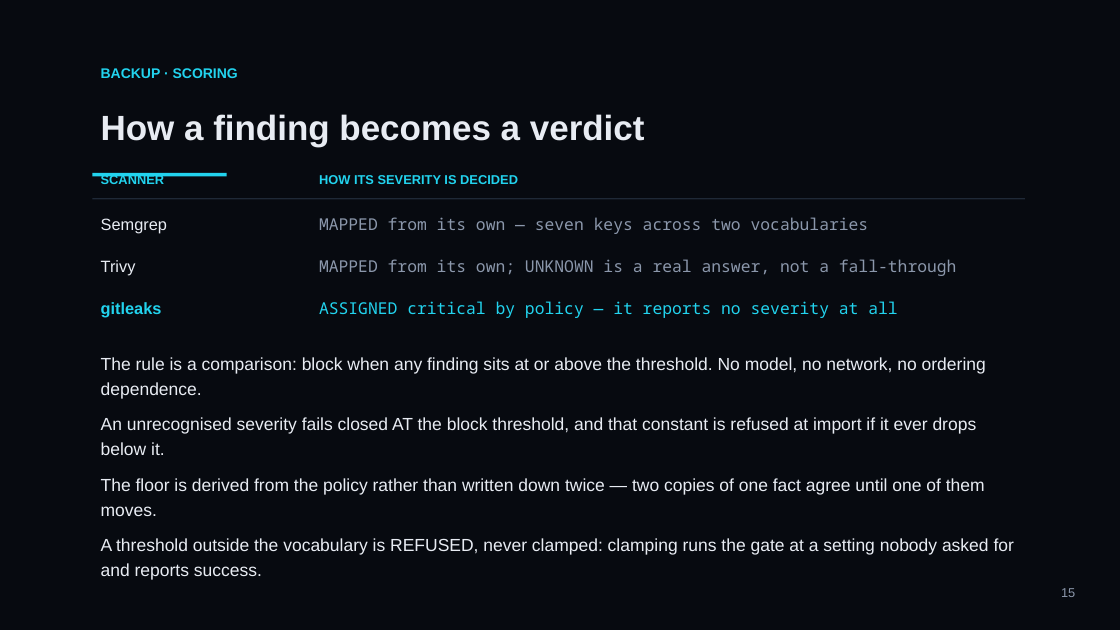
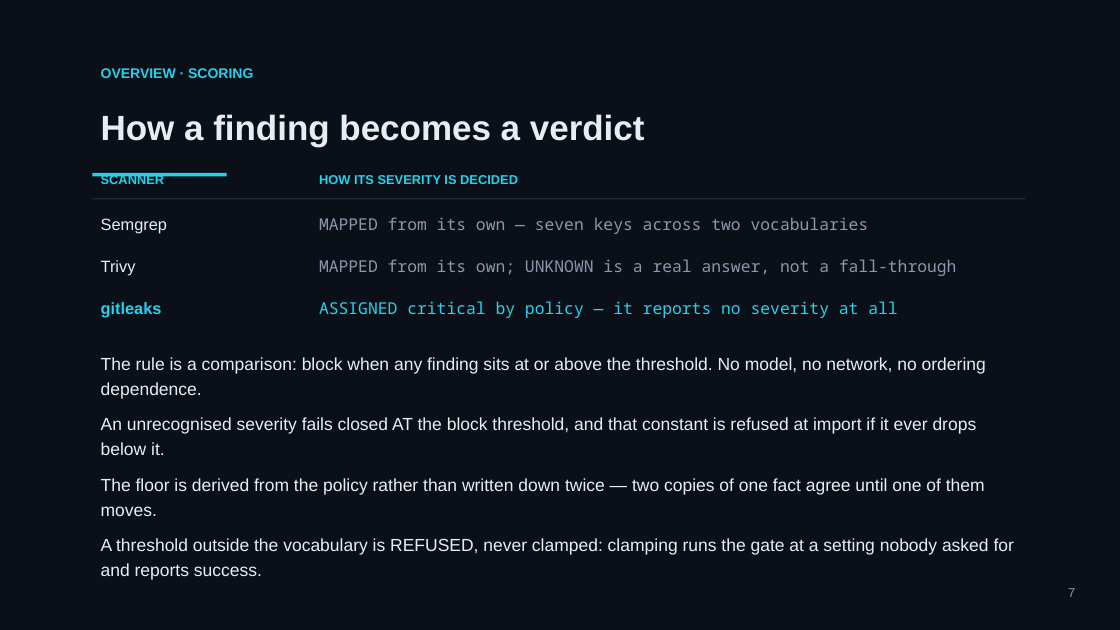
Before and after one commit to mohamedsorour1998/technical-presentations, a slide deck: slide 7 of talks/devops-hackathon-final/pitch/TheAgentOrg-Final.pptx (slide 15 before the commit). Drawn at 1120x630 pixels with LibreOffice and Linux fonts; fonts in the diff are those of the drawing. Boxes give left, top, right and bottom in pixels: in the first picture for what was removed or moved away, otherwise in the second. Text is boxed around its words. In the diff, an @@ line names an element or a change of style, - is before the commit and + after.

```diff
--- a/talks/devops-hackathon-final/pitch/TheAgentOrg-Final.pptx
+++ b/talks/devops-hackathon-final/pitch/TheAgentOrg-Final.pptx
@@ rectangle at [0,0,1120,630]: fill #070A10 to #0B0F17 @@
@@ text at [101,68,253,78]: text changed @@
-BACKUP · SCORING
+OVERVIEW · SCORING
@@ text at [1068,588,1075,597]: text changed @@
-15
+7
```
Also in this commit, not shown: 13 other slides changed, 2 slides added, 1 slide removed, 1 other file.
